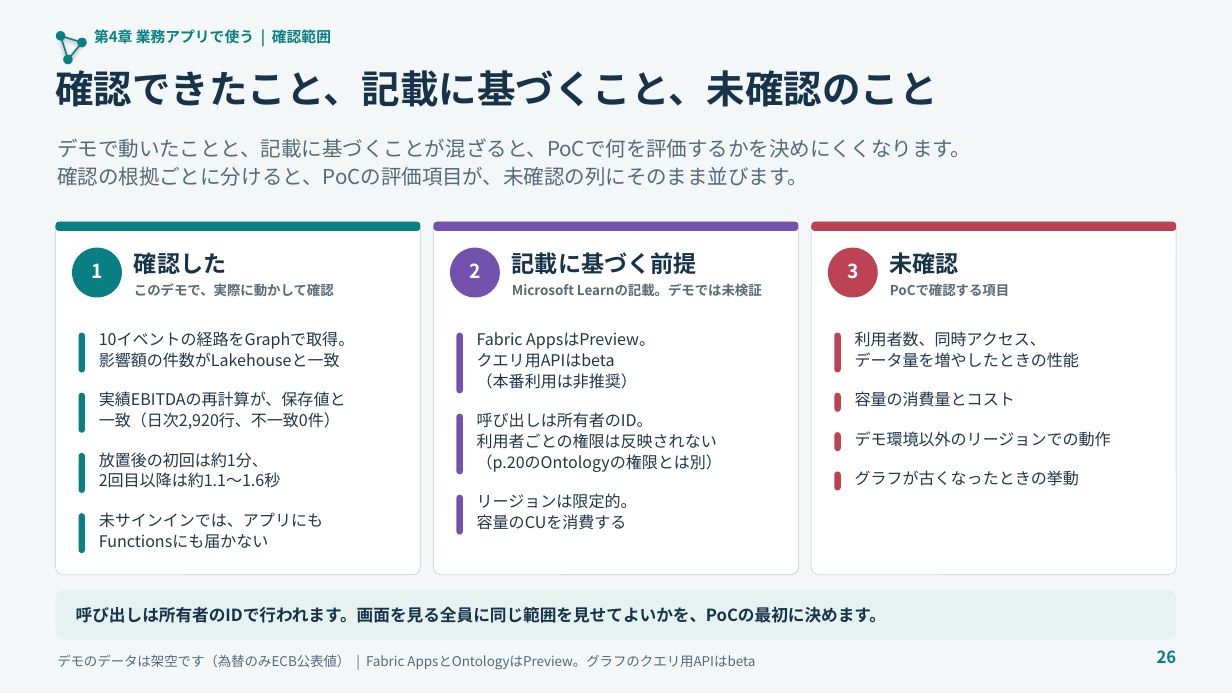
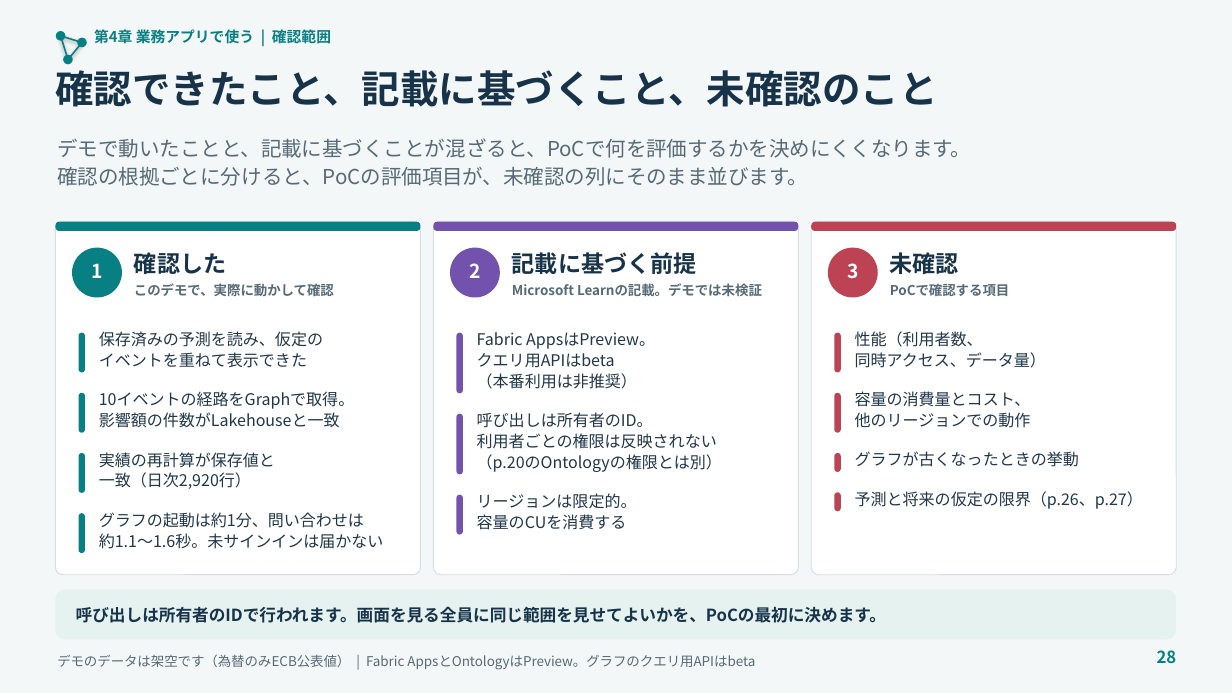
Before and after one commit to c-nova/FabricOntology_Trading, a slide deck: slide 28 of decks/TradingOntology_Customer_Deck_JA.pptx (slide 26 before the commit). Drawn at 1232x693 pixels with LibreOffice and Linux fonts; fonts in the diff are those of the drawing. Boxes give left, top, right and bottom in pixels: in the first picture for what was removed or moved away, otherwise in the second. Text is boxed around its words. In the diff, an @@ line names an element or a change of style, - is before the commit and + after.

```diff
--- a/decks/TradingOntology_Customer_Deck_JA.pptx
+++ b/decks/TradingOntology_Customer_Deck_JA.pptx
@@ text added at [99, 331, 323, 368], 12.5 pt, text #21374A @@
+保存済みの予測を読み、仮定の
+イベントを重ねて表示できた
@@ text at [855, 331, 1046, 368]: text changed @@
-利用者数、同時アクセス、
-データ量を増やしたときの性能
+性能（利用者数、
+同時アクセス、データ量）
@@ text "10イベントの経路をGraphで取得。 影響額の件数がLakehouseと一致": place and size @@
-text "10イベントの経路をGraphで取得。 影響額の件数がLakehouseと一致" at [99, 331, 354, 368]
+text "10イベントの経路をGraphで取得。 影響額の件数がLakehouseと一致" at [99, 391, 354, 428]
@@ text removed at [99, 391, 346, 429] @@
-実績EBITDAの再計算が、保存値と
-一致（日次2,920行、不一致0件）
@@ rounded rectangle: place and size @@
-rounded rectangle at [835, 393, 841, 412]
+rounded rectangle at [835, 393, 841, 433]
@@ text at [855, 391, 1031, 428]: text changed @@
-容量の消費量とコスト
+容量の消費量とコスト、
+他のリージョンでの動作
@@ text "グラフが古くなったときの挙動": place and size @@
-text "グラフが古くなったときの挙動" at [855, 470, 1079, 486]
+text "グラフが古くなったときの挙動" at [855, 451, 1079, 467]
@@ text removed at [855, 431, 1111, 447] @@
-デモ環境以外のリージョンでの動作
@@ text at [99, 452, 275, 489]: text changed @@
-放置後の初回は約1分、
-2回目以降は約1.1〜1.6秒
+実績の再計算が保存値と
+一致（日次2,920行）
@@ rounded rectangle: place and size @@
-rounded rectangle at [835, 433, 841, 452]
+rounded rectangle at [835, 453, 841, 472]
@@ rounded rectangle: place and size @@
-rounded rectangle at [835, 471, 841, 491]
+rounded rectangle at [835, 493, 841, 512]
@@ text added at [855, 491, 1143, 509], 12.5 pt, text #21374A @@
+予測と将来の仮定の限界（p.26、p.27）
@@ text at [99, 512, 384, 549]: text changed @@
-未サインインでは、アプリにも
-Functionsにも届かない
+グラフの起動は約1分、問い合わせは
+約1.1〜1.6秒。未サインインは届かない
@@ text at [1157, 650, 1177, 664]: text changed @@
-26
+28
```
Also in this commit, not shown: 15 other slides changed, 2 slides added, 8 other files.
